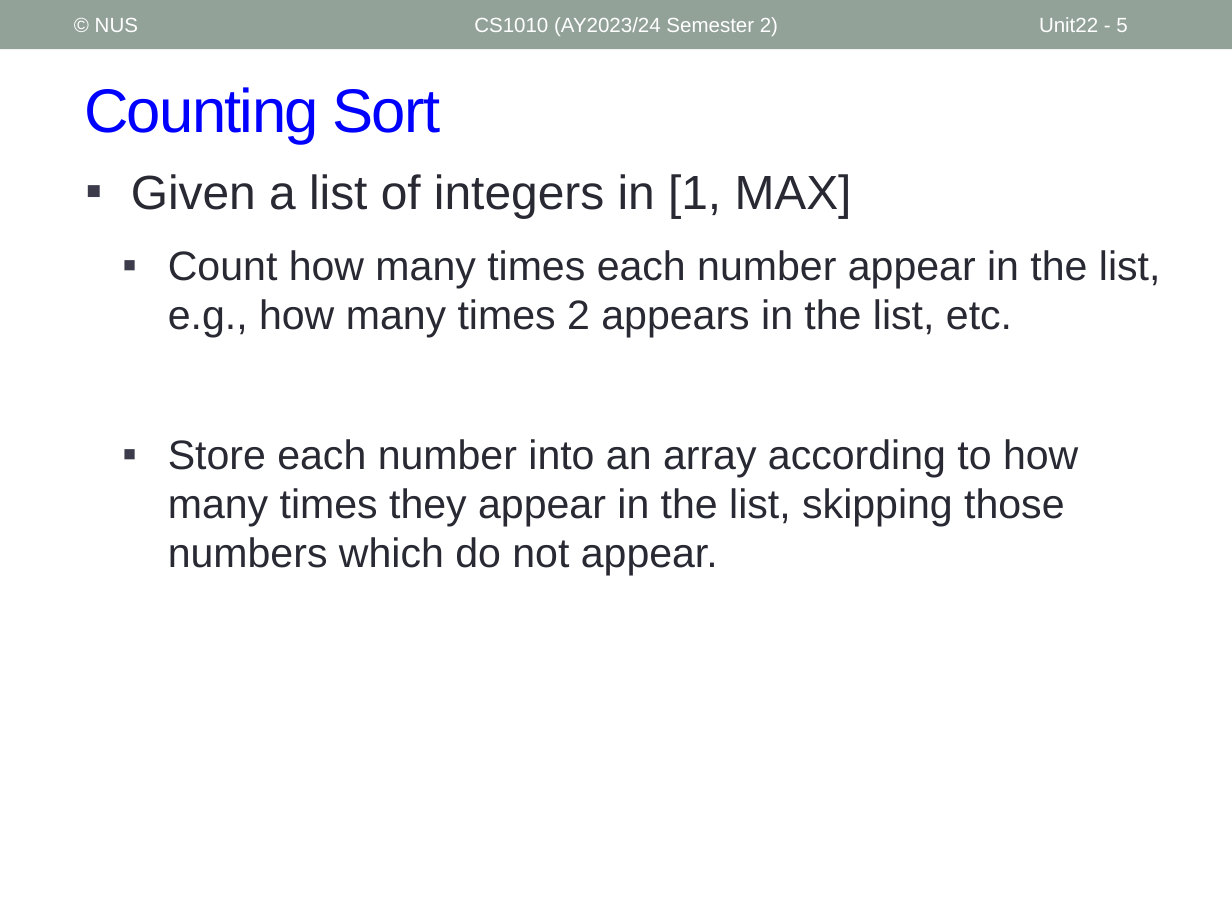
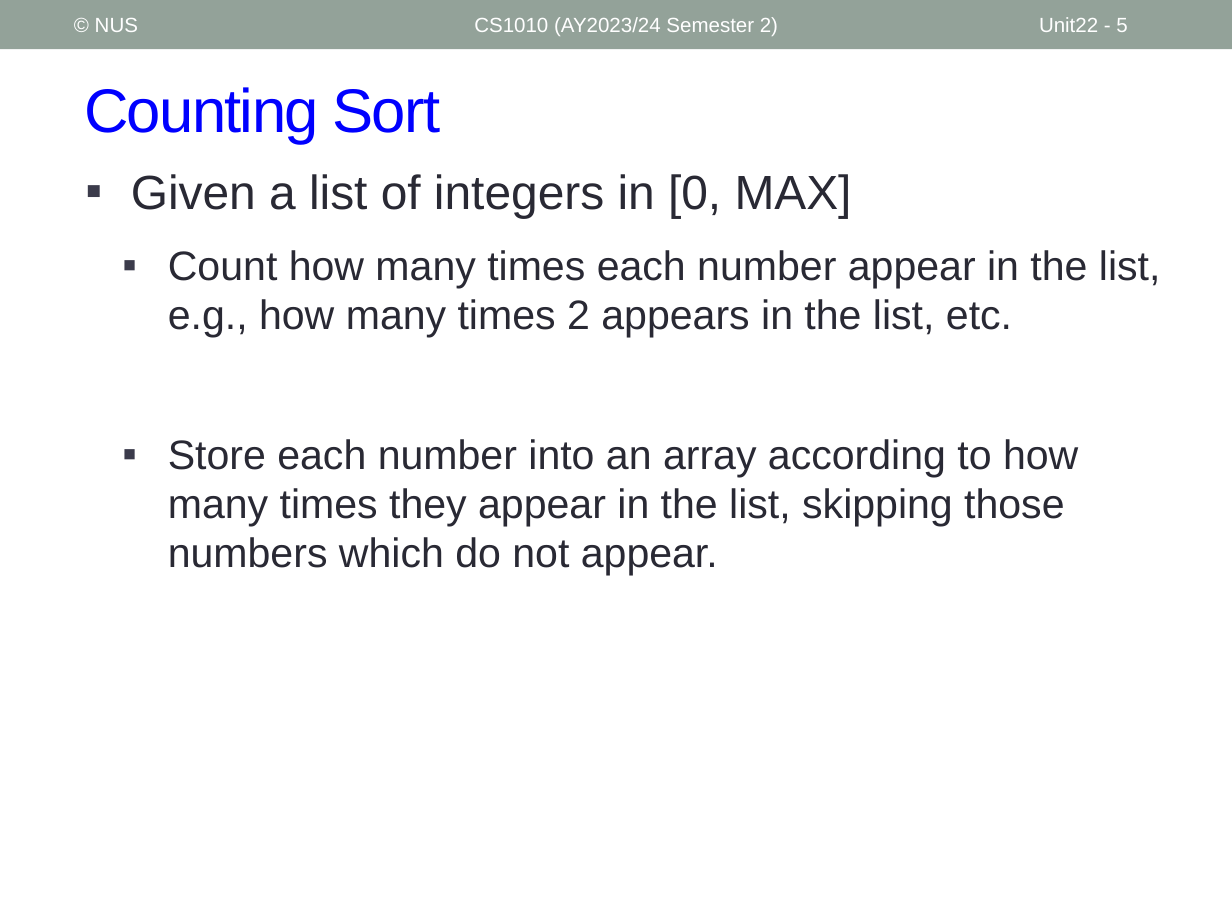
Before and after one commit to nus-cs1010-2425-s2/website, a slide deck: slide 5 of slides/Unit22_Sorting.pptx. Drawn at 1232x924 pixels with LibreOffice and Linux fonts; fonts in the diff are those of the drawing. Boxes give left, top, right and bottom in pixels: in the first picture for what was removed or moved away, otherwise in the second. Text is boxed around its words. In the diff, an @@ line names an element or a change of style, - is before the commit and + after.

```diff
--- a/slides/Unit22_Sorting.pptx
+++ b/slides/Unit22_Sorting.pptx
@@ text at [131, 174, 852, 218]: text changed @@
-▪ Given a list of integers in [1, MAX]
+▪ Given a list of integers in [0, MAX]
```
Also in this commit, not shown: 2 other slides changed, 40 other files.
